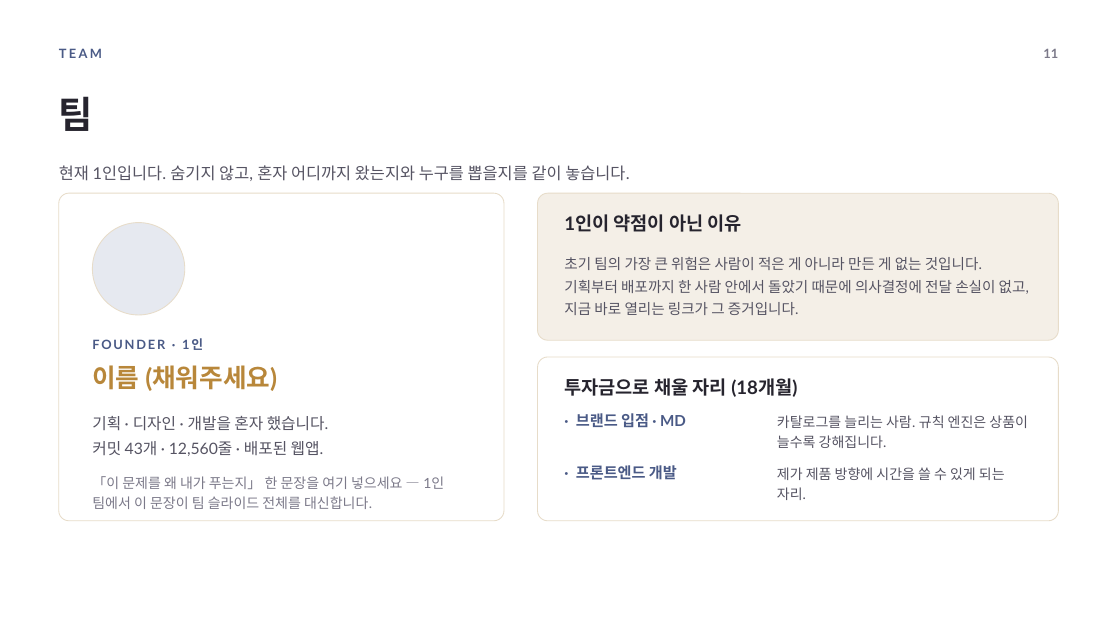
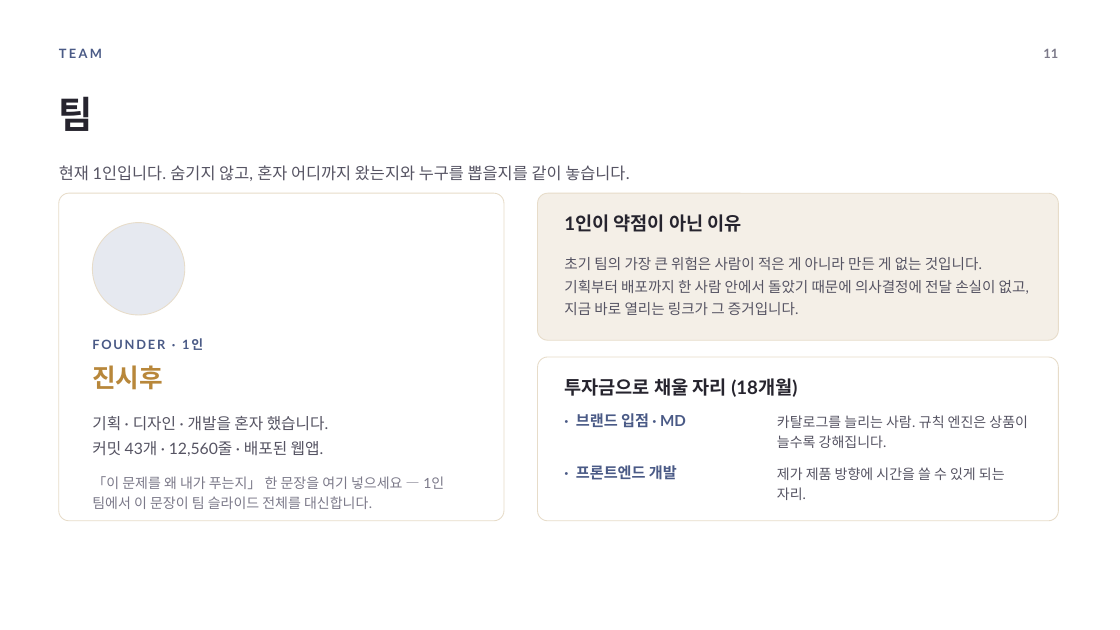
Before and after one commit to laki349/RIVEA, a slide deck: slide 11 of docs/ir/RIVEA_IR_deck.pptx. Drawn at 1120x630 pixels with LibreOffice and Linux fonts; fonts in the diff are those of the drawing. Boxes give left, top, right and bottom in pixels: in the first picture for what was removed or moved away, otherwise in the second. Text is boxed around its words. In the diff, an @@ line names an element or a change of style, - is before the commit and + after.

```diff
--- a/docs/ir/RIVEA_IR_deck.pptx
+++ b/docs/ir/RIVEA_IR_deck.pptx
@@ text at box(92, 365, 163, 390): text changed @@
-이름 (채워주세요)
+진시후
```
Also in this commit, not shown: 2 other files.
